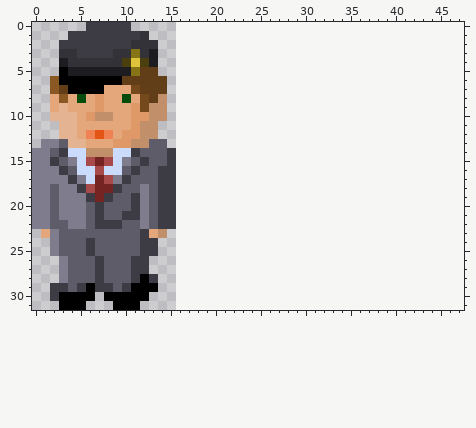
A pixel-art sprite gets an edit: src/game/sprites/data/cfe-reb.png. The picture above is the old version.
The file is 16x32 pixels. The old version is drawn lined up with the new one, on the new canvas.
The result:
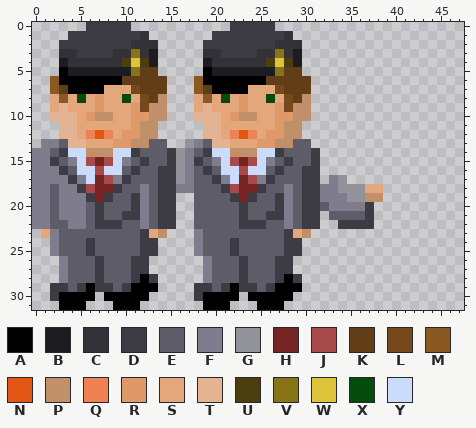
Palette (. is transparent): A #000000  B #1d1c21  C #333239  D #3d3b44  E #5f5c6a  F #7f7c8d  G #92929b  H #762323  J #a84a4a  K #613e18  L #744a1c  M #8a5822  N #e35514  P #c28f6b  Q #ef8152  R #df9968  S #e3a77b  T #e3b392  U #4a3f0d  V #877417  W #dec43b  X #054c0c  Y #cbdbfc
Commit: Add hand movement to cfe-reb sprite
What changed:
canvas 16x32 -> 48x32
@@ x 14..40 @@
- 0 ...........................
- 1 ...........................
- 2 ...........................
- 3 ...........................
- 4 ...........................
- 5 ...........................
- 6 K..........................
- 7 K..........................
- 8 P..........................
- 9 P..........................
-10 P..........................
-11 ...........................
-12 ...........................
-13 E..........................
-14 ED.........................
-15 ED.........................
-16 DD.........................
-17 DD.........................
-18 DD.........................
-19 DD.........................
-20 DD.........................
-21 DD.........................
-22 DD.........................
-23 P..........................
-24 ...........................
-25 ...........................
-26 ...........................
-27 ...........................
-28 ...........................
-29 ...........................
-30 ...........................
-31 ...........................
+ 0 ........DDDDD..............
+ 1 ......DDDDDDDDC............
+ 2 .....DDDDDDDDCCC...........
+ 3 .....CCDDDDCCVCB...........
+ 4 .....BCCCCCCUWUB...........
+ 5 .....ABBBBBBBVKK...........
+ 6 K...MAAAAAAAKKKKK..........
+ 7 K...MKAAAASSSLKKK..........
+ 8 P...SMSXSRSSXSLKP..........
+ 9 P...STSSSRSSSRLPP..........
+10 P...TTTSRPPSSRRPP..........
+11 .....TTSSSSSSRPP...........
+12 .....TTSQNQSRRPP...........
+13 E..GFETTSSSRRPPEE..........
+14 EDGFEDYYPPPYYDEEED.........
+15 EDGFDEFYJHJYFEDEED.........
+16 DDGFEDEYYJYYEDEEDD.........
+17 DDGFEEDFYHJFDEEEDD.FG......
+18 DDFFEEEDJHHDEEFEDDFFGGGSS..
+19 DD..EEEEDHDEEDFEDDFFFGGPP..
+20 DD..EEEEEDEEEDFEDDEFFFFD...
+21 DD..EEEEEDEEDDFEDD.EEEED...
+22 DD..EEEEEDDDEEFEDD..DDDD...
+23 P...FEEEEEEEEEDSP..........
+24 ....FEEEDEEEEEDD...........
+25 ....FEEEDEEEEEDD...........
+26 .....FEEEDEEEDD............
+27 .....FEEEDEEEDD............
+28 .....FEEEDEEEDAD...........
+29 ....DDEDADDEDAAA...........
+30 ....DAAAA.AAAAA............
+31 .....AAA...AAA.............
Pixel boxes of the changes (left, top, right, bottom) in both pictures:
added: (176, 22, 383, 310)
